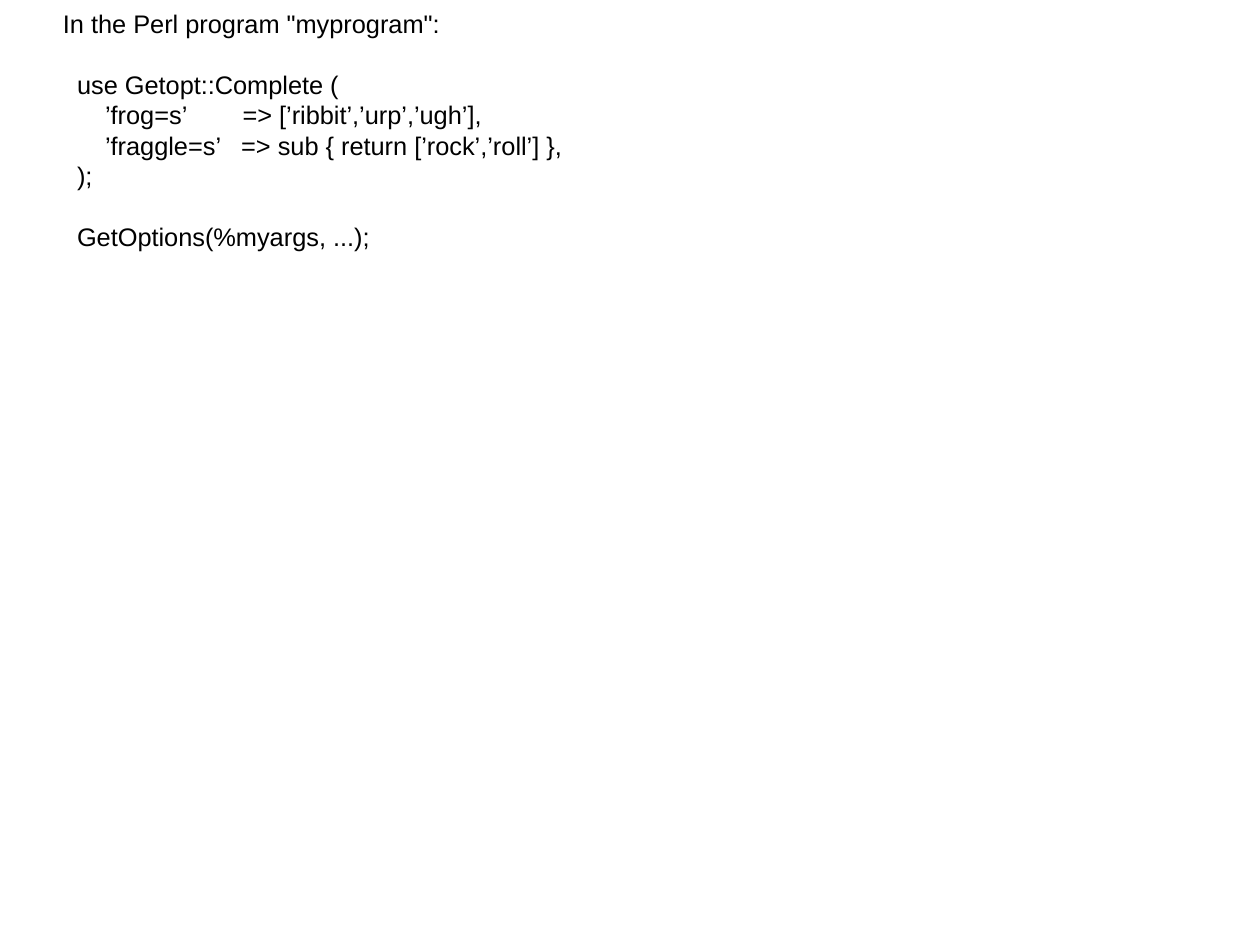
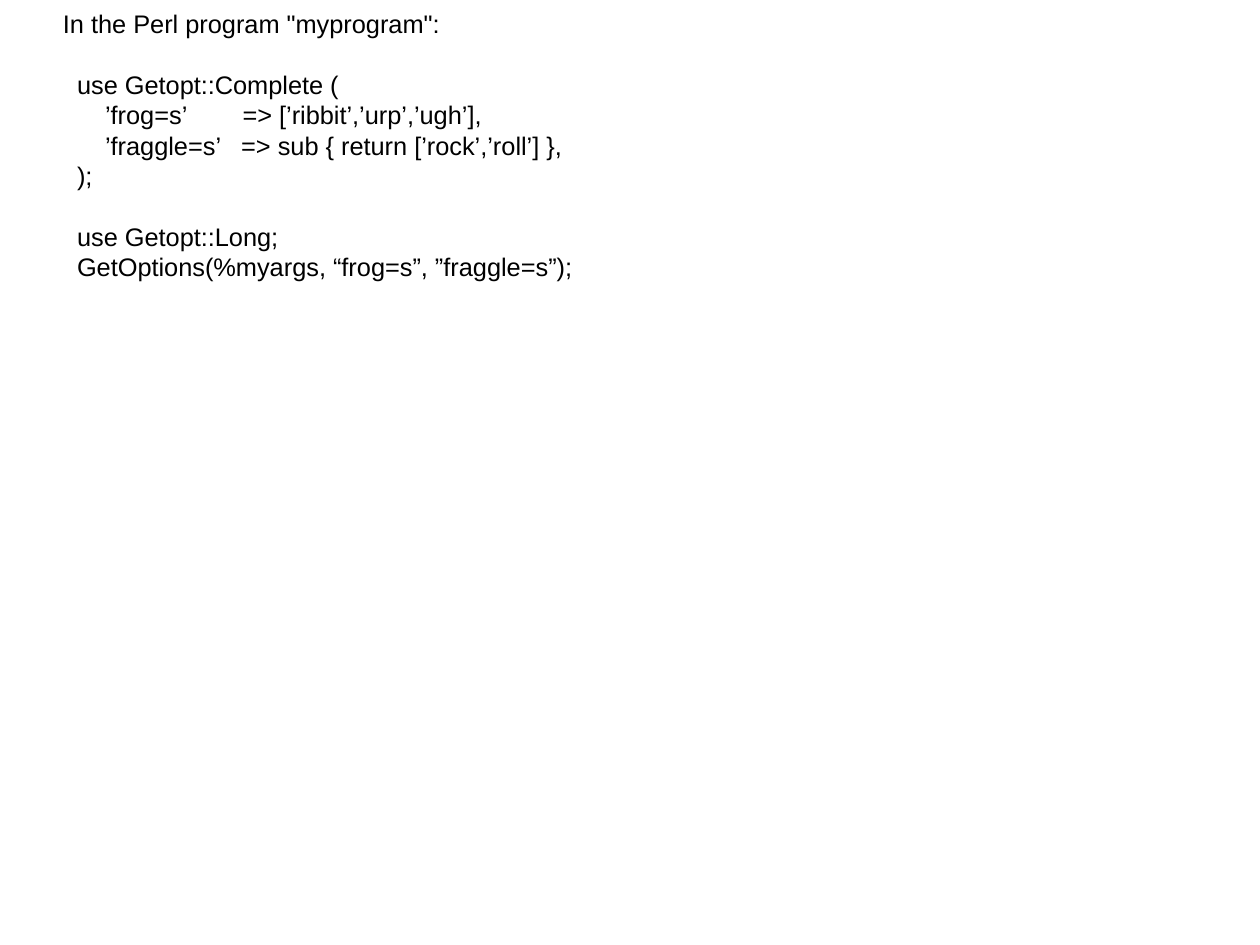
Before and after one commit to ssmith-wustl/Getopt-Complete, a slide deck: slide 25 of doc/getopt-complete.odp (slide 23 before the commit). Drawn at 1260x945 pixels with LibreOffice and Linux fonts; fonts in the diff are those of the drawing. Boxes give left, top, right and bottom in pixels: in the first picture for what was removed or moved away, otherwise in the second. Text is boxed around its words. In the diff, an @@ line names an element or a change of style, - is before the commit and + after.

```diff
--- a/doc/getopt-complete.odp
+++ b/doc/getopt-complete.odp
@@ subtitle at (x1=77, y1=228, x2=572, y2=282): text changed @@
-GetOptions(%myargs, ...);
+use Getopt::Long;
+GetOptions(%myargs, “frog=s”, ”fraggle=s”);
```
Also in this commit, not shown: 15 other slides changed, 9 slides added, 1 other file.
